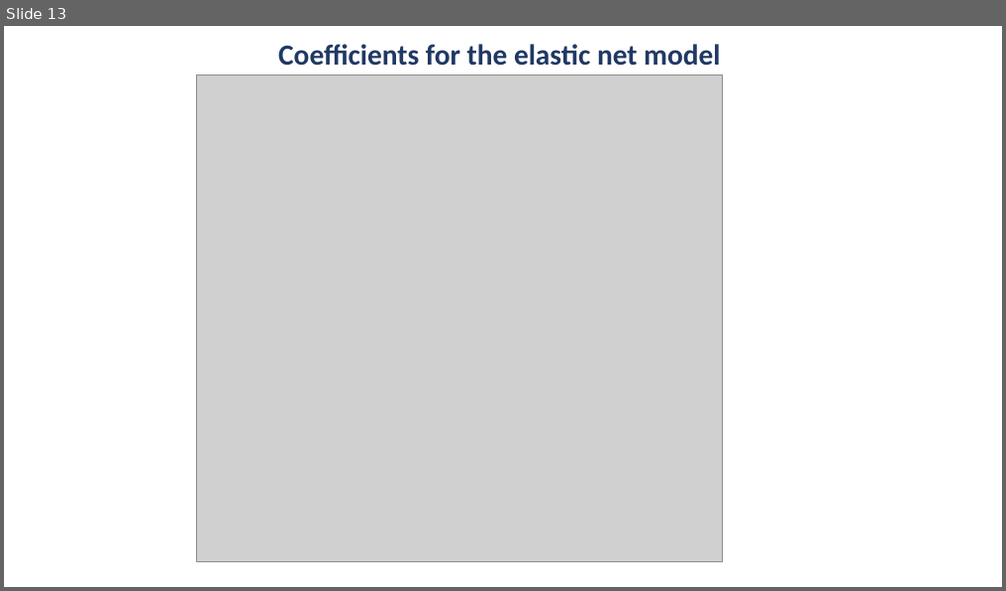
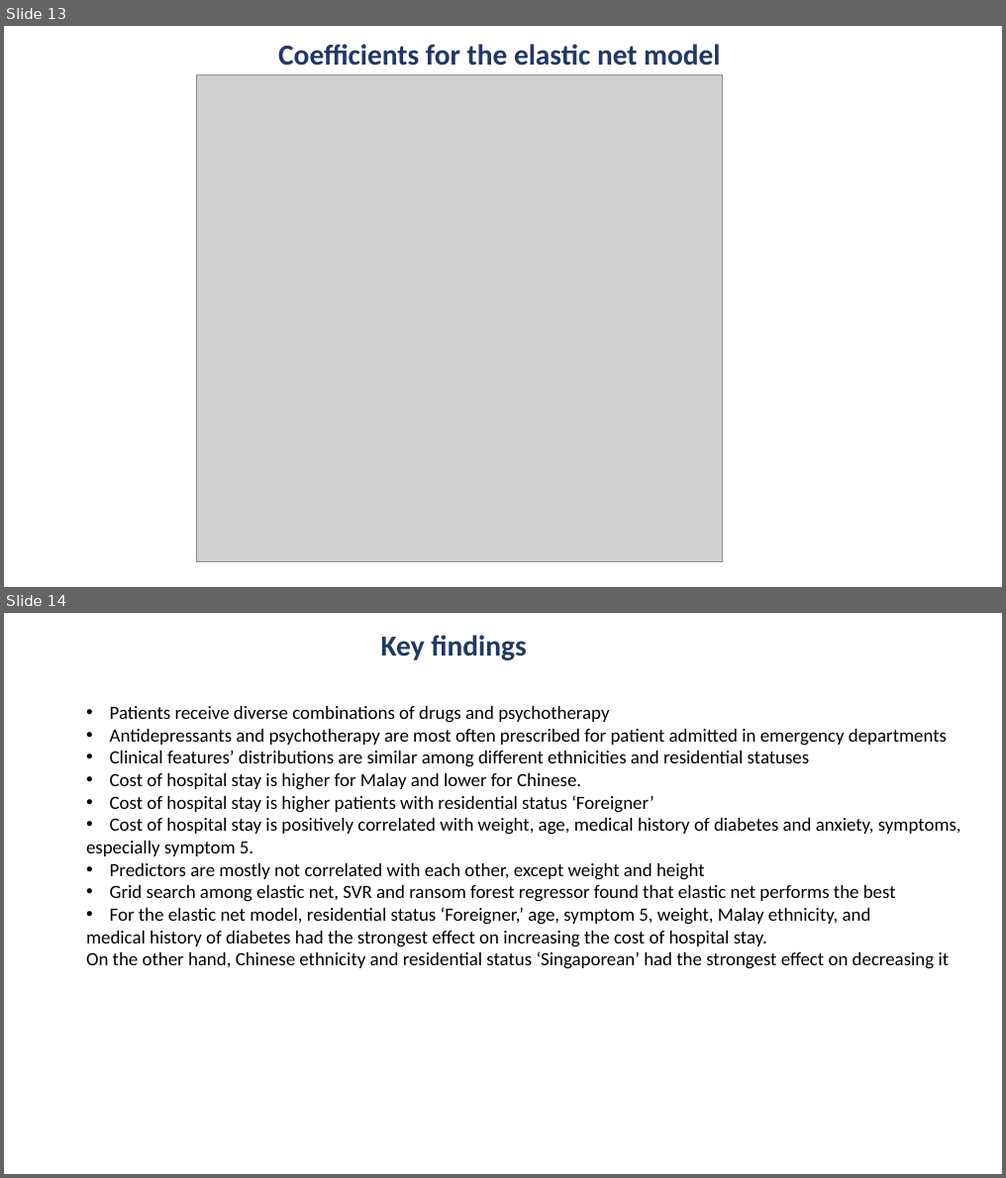
Before and after one commit to galimovevgeniy/Predicting-the-cost-of-emergency-admission-, a slide deck: Galimov.pptx. Shown one above the other, each under a label of ours: slide 13 before the commit, slides 13 and 14 after it. The pictures are 1006x591 and 1006x1178 pixels, drawn with LibreOffice and Linux fonts; fonts in the diff are those of the drawing; grey boxes stand for pictures. Boxes give left, top, right and bottom in pixels: in the first picture for what was removed or moved away, otherwise in the second. Text is boxed around its words. In the diff, an @@ line names an element or a change of style, - is before the commit and + after.

```diff
--- a/Galimov.pptx
+++ b/Galimov.pptx
@@ slide 14 added at [4, 613, 1002, 1174], background #FFFFFF @@
@@ text added at [381, 635, 526, 661], 28 pt, text #203864, bold @@
+Key findings
@@ text added at [86, 706, 961, 969], 18 pt, text #000000 @@
+• Patients receive diverse combinations of drugs and psychotherapy
+• Antidepressants and psychotherapy are most often prescribed for patient admitted in emergency departments
+• Clinical features’ distributions are similar among different ethnicities and residential statuses
+• Cost of hospital stay is higher for Malay and lower for Chinese.
+• Cost of hospital stay is higher patients with residential status ‘Foreigner’
+• Cost of hospital stay is positively correlated with weight, age, medical history of diabetes and anxiety, symptoms,
+especially symptom 5.
+• Predictors are mostly not correlated with each other, except weight and height
+• Grid search among elastic net, SVR and ransom forest regressor found that elastic net performs the best
+• For the elastic net model, residential status ‘Foreigner,’ age, symptom 5, weight, Malay ethnicity, and
+medical history of diabetes had the strongest effect on increasing the cost of hospital stay.
+On the other hand, Chinese ethnicity and residential status ‘Singaporean’ had the strongest effect on decreasing it
```
Also in this commit, not shown: 1 slide changed.
